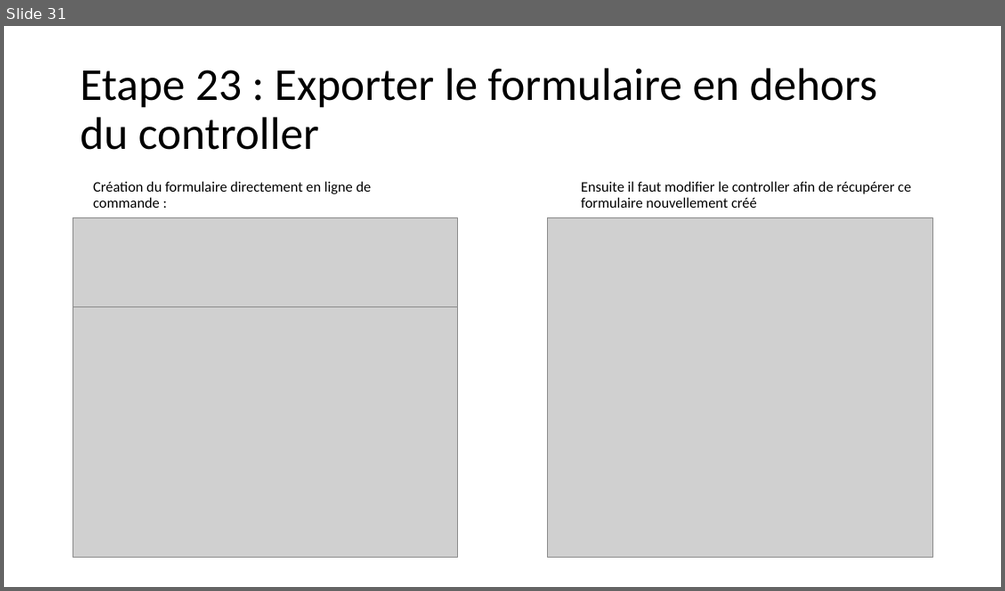
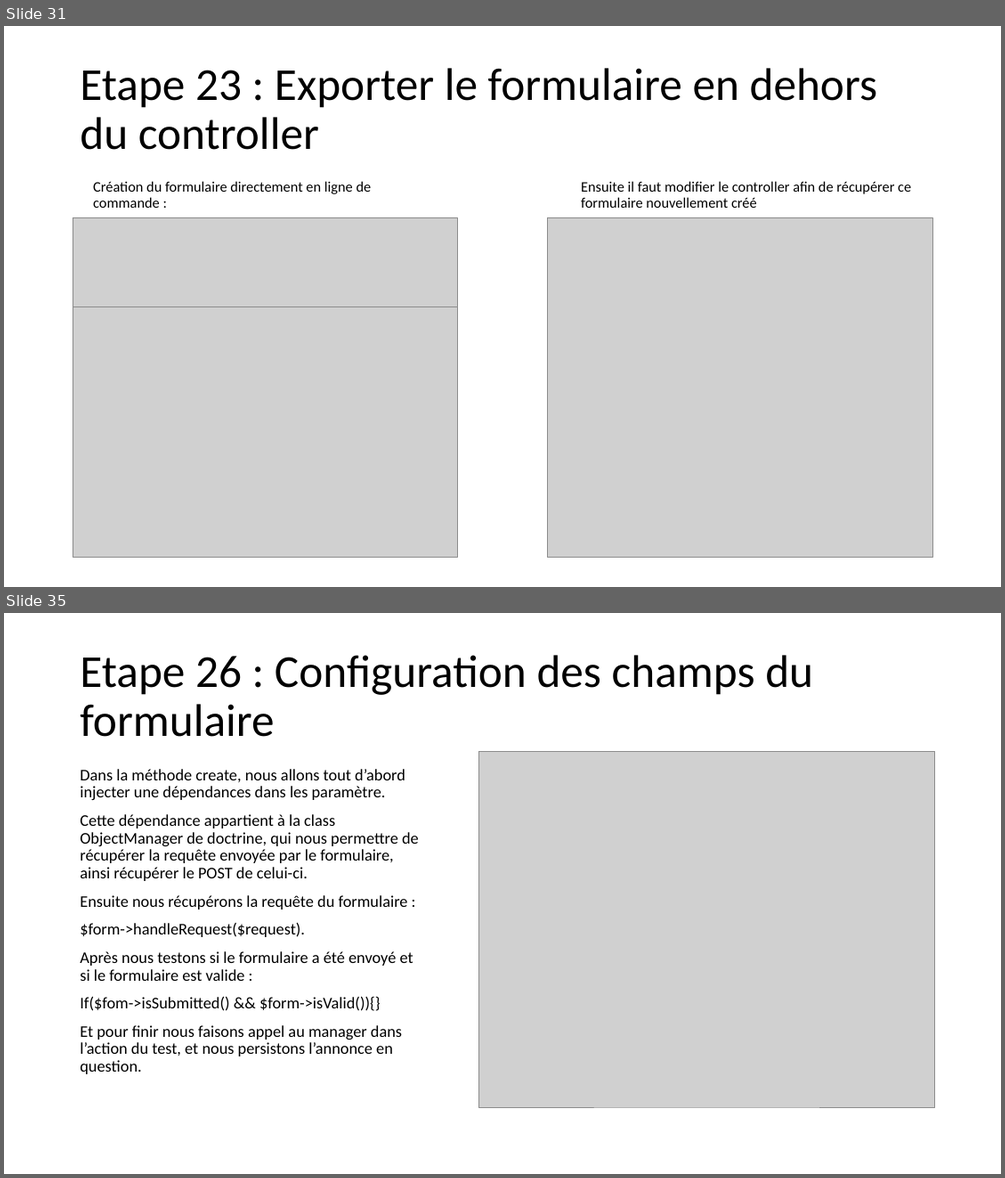
Before and after one commit to SAMTHP/TP_AFPAA, a slide deck: Apprendre symfony.pptx. Shown one above the other, each under a label of ours: slide 31 before the commit, slides 31 and 35 after it; the slides between them are not shown. The pictures are 1005x591 and 1005x1178 pixels, drawn with LibreOffice and Linux fonts; fonts in the diff are those of the drawing; grey boxes stand for pictures. Boxes give left, top, right and bottom in pixels: in the first picture for what was removed or moved away, otherwise in the second. Text is boxed around its words. In the diff, an @@ line names an element or a change of style, - is before the commit and + after.

```diff
--- a/Apprendre symfony.pptx
+++ b/Apprendre symfony.pptx
@@ slide 35 added at box(4, 613, 1001, 1174), background #FFFFFF @@
@@ title added at box(80, 655, 813, 737), 44 pt, text #000000 @@
+Etape 26 : Configuration des champs du formulaire
@@ text added at box(80, 769, 419, 1074), 15.7 pt, text #000000 @@
+Dans la méthode create, nous allons tout d’abord injecter une dépendances dans les paramètre.
+Cette dépendance appartient à la class ObjectManager de doctrine, qui nous permettre de récupérer la requête envoyée par le formulaire, ainsi récupérer le POST de celui-ci.
+Ensuite nous récupérons la requête du formulaire :
+$form->handleRequest($request).
+Après nous testons si le formulaire a été envoyé et si le formulaire est valide :
+If($fom->isSubmitted() && $form->isValid()){}
+Et pour finir nous faisons appel au manager dans l’action du test, et nous persistons l’annonce en question.
@@ picture added at box(479, 751, 935, 1107) @@
```
Also in this commit, not shown: 6 other slides added, 3 other files.
